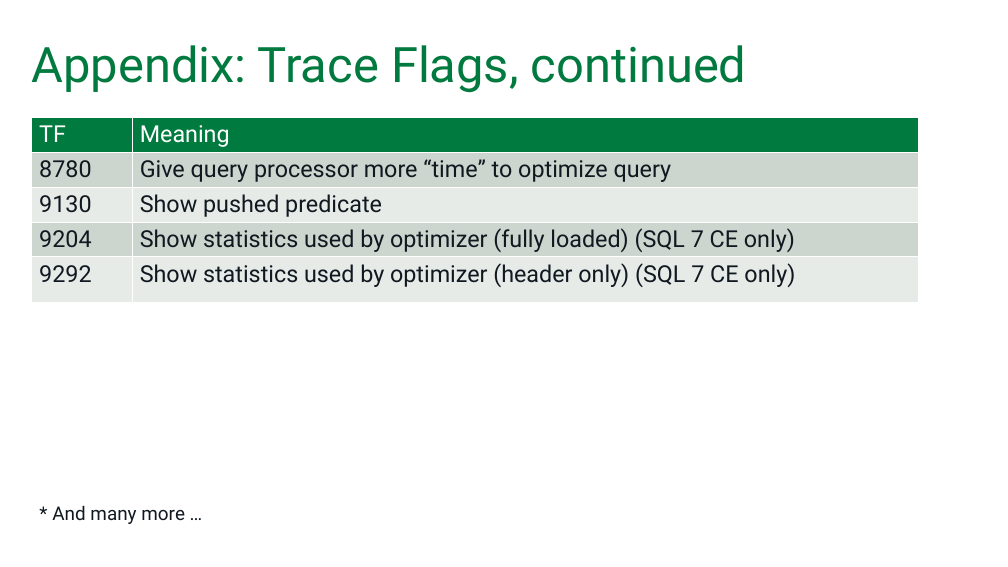
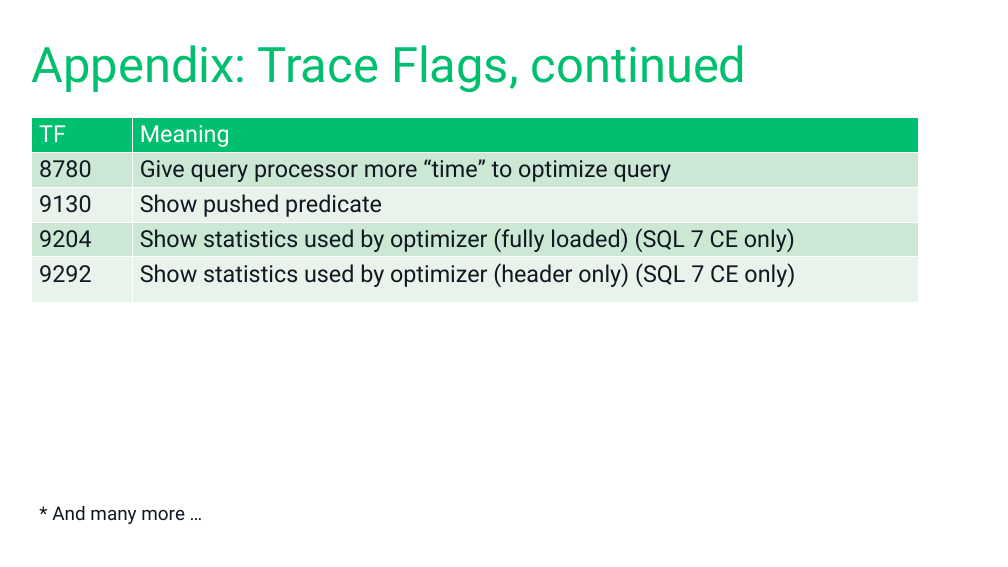
Before and after one commit to tf3604/OptimizerPresentation, a slide deck: slide 59 of Optimizer.pptx (slide 60 before the commit). Drawn at 1008x567 pixels with LibreOffice and Linux fonts; fonts in the diff are those of the drawing; background and template pictures are left out. Boxes give left, top, right and bottom in pixels: in the first picture for what was removed or moved away, otherwise in the second. Text is boxed around its words. In the diff, an @@ line names an element or a change of style, - is before the commit and + after.

```diff
--- a/Optimizer.pptx
+++ b/Optimizer.pptx
@@ title "Appendix: Trace Flags, continued" at box(32, 45, 747, 93): text colour #007A3E to #00BF6F @@
@@ table at box(31, 117, 918, 305) @@
@@ fill #007A3E to #00BF6F in row 1 @@
@@ fill #CCD7CE to #CCE8D5 in 4 cells @@
@@ fill #E7ECE8 to #E7F4EB in 4 cells @@
```
Also in this commit, not shown: 61 other slides changed, 1 slide removed.
